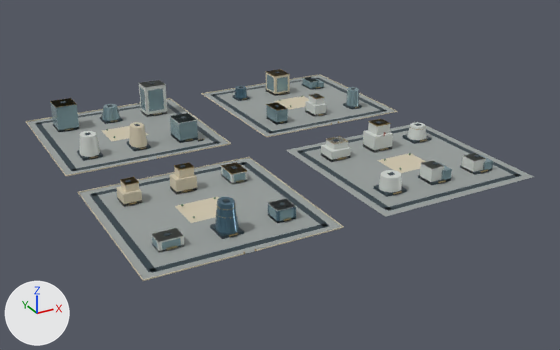
Before and after pictures for a commit that changed the glTF model web/public/assets/3d/ampliworld/GC-CITY-2030/GC-TILE-08-21.glb.
Before and after are seen from a camera (50 mm lens) standing at (-2667.0, -7304.0, 580.0) and looking at (-1978.0, -6053.0, -46.0). Arrows for +X, +Y and +Z are at lower left; the lights stay in place. The picture after the commit comes second. Where no turn or scale is listed for an object, it has been applied to the vertices. Vertices at exactly the same position are counted once.

Names of what the first picture shows: 'GC-TILE-08-21-blue', 'GC-TILE-08-21-dark', 'GC-TILE-08-21-glass', 'GC-TILE-08-21-gold', 'GC-TILE-08-21-ivory', 'GC-TILE-08-21-paving', 'GC-TILE-08-21-white'.
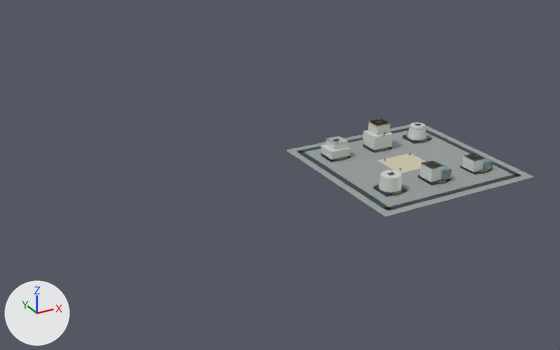
Location of each change, [x1, y1, x2, y2] in pixels of the pictures (560 x 350 px):
'GC-TILE-08-21-paving', reshaped (51% narrower, 55% shorter)
    before: [27, 75, 534, 280]
    after: [286, 125, 534, 217]
'GC-TILE-08-21-dark', reshaped (54% narrower, 55% shorter)
    before: [35, 72, 521, 273]
    after: [297, 121, 521, 211]
'GC-TILE-08-21-ivory', reshaped
    before: [26, 69, 426, 281]
    after: [377, 153, 426, 173]
'GC-TILE-08-21-white', reshaped (59% narrower, 58% shorter)
    before: [80, 77, 486, 252]
    after: [321, 119, 486, 192]
'GC-TILE-08-21-glass', reshaped
    before: [50, 75, 493, 250]
    after: [439, 155, 493, 183]
'GC-TILE-08-21-blue', deleted
    before: [215, 86, 296, 234]
'GC-TILE-08-21-gold', reshaped (63% narrower, 59% shorter)
    before: [50, 69, 489, 254]
    after: [326, 119, 489, 194]
part 1 of me_mesh_0, deleted
    before: [27, 99, 229, 175]
part 2 of me_mesh_0, deleted
    before: [204, 75, 395, 136]
part 3 of me_mesh_0, deleted
    before: [80, 158, 342, 280]
part 4 of me_mesh_1, deleted
    before: [35, 72, 387, 273]
part 5 of me_mesh_2, deleted
    before: [26, 69, 398, 281]
part 6 of me_mesh_7, deleted
    before: [80, 77, 326, 252]
part 7 of me_mesh_5, deleted
    before: [50, 69, 357, 254]
part 8 of me_mesh_6, deleted
    before: [50, 75, 359, 250]

Diff of the bpy script that builds the scene:
```diff
--- a/web/public/assets/3d/ampliworld/GC-CITY-2030/GC-TILE-08-21.glb.py
+++ b/web/public/assets/3d/ampliworld/GC-CITY-2030/GC-TILE-08-21.glb.py
@@ me_mesh_0 @@
-me_mesh_0.from_pydata(...)  # 32 vertices, 48 faces; spans x -2379.0..-1621.0, y -6379.0..-5621.0, z 0.0
+me_mesh_0.from_pydata(...)  # 8 vertices, 12 faces; spans x -1959.0..-1621.0, y -6379.0..-6041.0, z 0.0
+# me_mesh_0 part 1: the loose piece of 8 vertices spanning x -2379.0..-2041.0, y -5959.0..-5621.0, z 0.0 is deleted
+# me_mesh_0 part 2: the loose piece of 8 vertices spanning x -1959.0..-1621.0, y -5959.0..-5621.0, z 0.0 is deleted
+# me_mesh_0 part 3: the loose piece of 8 vertices spanning x -2379.0..-2041.0, y -6379.0..-6041.0, z 0.0 is deleted
 me_mesh_0.materials.append(mat_paving)
@@ me_mesh_1 @@
-me_mesh_1.from_pydata(...)  # 520 vertices, 780 faces; spans x -2364.0..-1636.0, y -6364.0..-5636.0, z 0.0..70.0
+me_mesh_1.from_pydata(...)  # 128 vertices, 192 faces; spans x -1944.0..-1636.0, y -6364.0..-6056.0, z 0.0..54.0
+# me_mesh_1 part 4: 49 loose pieces with 392 vertices, spanning x -2364.0..-1636.0, y -6364.0..-5636.0, z 0.0..70.0, are deleted
 me_mesh_1.materials.append(mat_dark)
@@ me_mesh_2 @@
-me_mesh_2.from_pydata(...)  # 214 vertices, 328 faces; spans x -2380.0..-1620.0, y -6380.0..-5620.0, z 0.0..49.0
+me_mesh_2.from_pydata(...)  # 8 vertices, 12 faces; spans x -1830.0..-1750.0, y -6246.0..-6174.0, z 0.0
+# me_mesh_2 part 5: 24 loose pieces with 206 vertices, spanning x -2380.0..-1620.0, y -6380.0..-5620.0, z 0.0..49.0, are deleted
 me_mesh_2.materials.append(mat_ivory)
@@ me_mesh_5 @@
-me_mesh_5.from_pydata(...)  # 920 vertices, 1548 faces; spans x -2332.0..-1671.0, y -6380.0..-5674.0, z 0.0..57.0
+me_mesh_5.from_pydata(...)  # 196 vertices, 336 faces; spans x -1909.0..-1671.0, y -6322.0..-6099.0, z 4.0..53.0
+# me_mesh_5 part 7: 59 loose pieces with 724 vertices, spanning x -2332.0..-1677.0, y -6380.0..-5674.0, z 0.0..57.0, are deleted
 me_mesh_5.materials.append(mat_gold)
@@ me_mesh_6 @@
-me_mesh_6.from_pydata(...)  # 356 vertices, 548 faces; spans x -2332.0..-1668.0, y -6318.0..-5674.0, z 0.0..61.0
+me_mesh_6.from_pydata(...)  # 16 vertices, 24 faces; spans x -1787.0..-1668.0, y -6318.0..-6286.0, z 0.0..23.0
+# me_mesh_6 part 8: 39 loose pieces with 340 vertices, spanning x -2332.0..-1672.0, y -6315.0..-5674.0, z 0.0..61.0, are deleted
 me_mesh_6.materials.append(mat_glass)
@@ me_mesh_7 @@
-me_mesh_7.from_pydata(...)  # 210 vertices, 336 faces; spans x -2331.0..-1670.0, y -6318.0..-5678.0, z 0.0..69.0
+me_mesh_7.from_pydata(...)  # 108 vertices, 176 faces; spans x -1912.0..-1670.0, y -6318.0..-6098.0, z 0.0..53.0
+# me_mesh_7 part 6: 11 loose pieces with 102 vertices, spanning x -2331.0..-1684.0, y -6315.0..-5678.0, z 0.0..69.0, are deleted
 me_mesh_7.materials.append(mat_white)
@@ ob_gc_tile_08_21_blue @@
-ob_gc_tile_08_21_blue = bpy.data.objects.new('GC-TILE-08-21-blue', me_mesh_8)
```
